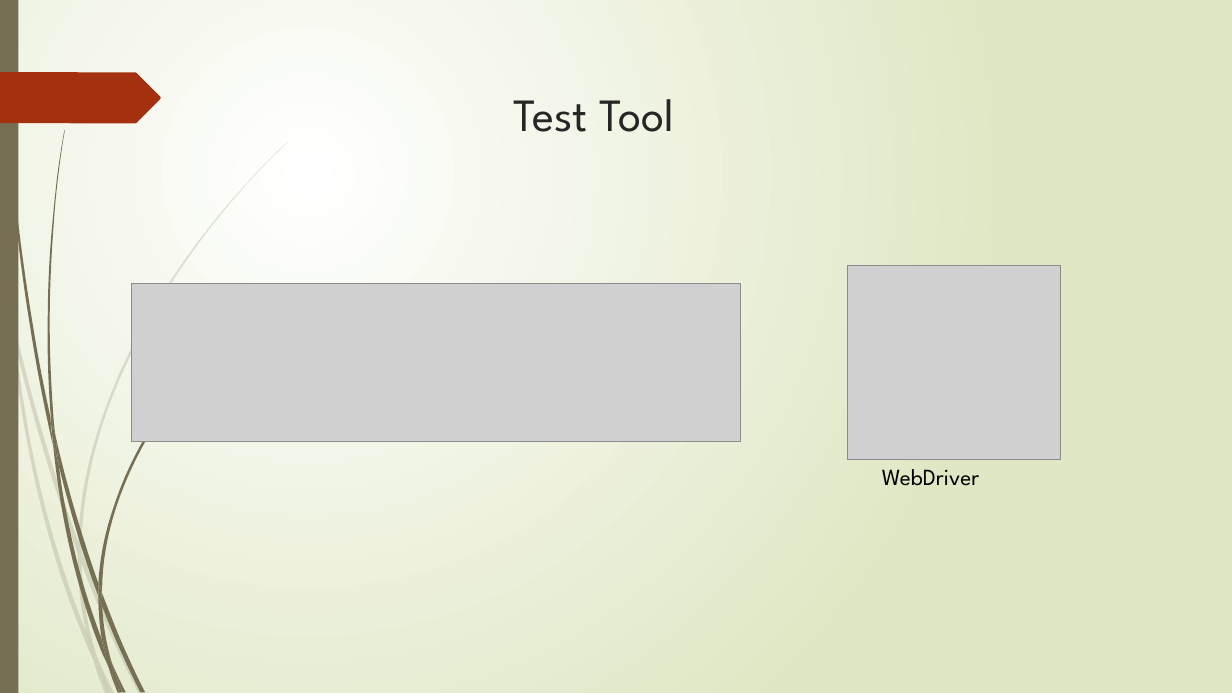
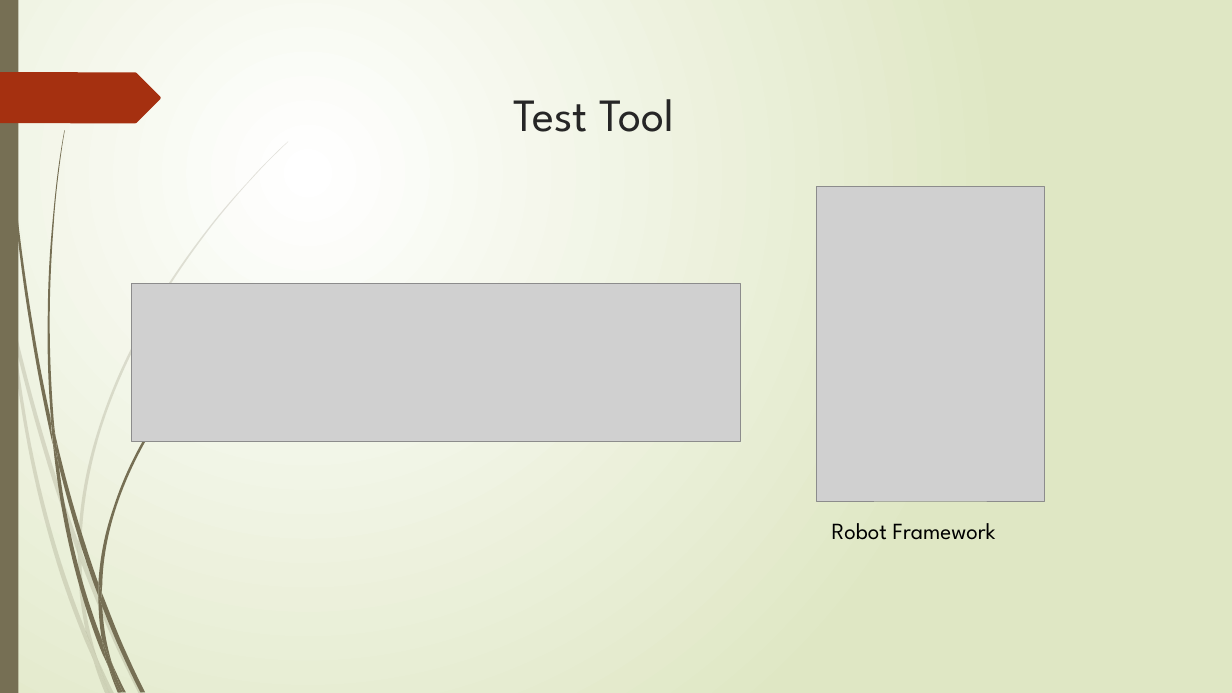
Before and after one commit to LeoLiu1209/STV_Sealnote, a slide deck: slide 7 of document/Final.pptx (slide 5 before the commit). Drawn at 1232x693 pixels with LibreOffice and Linux fonts; fonts in the diff are those of the drawing; grey boxes stand for pictures. Boxes give left, top, right and bottom in pixels: in the first picture for what was removed or moved away, otherwise in the second. Text is boxed around its words. In the diff, an @@ line names an element or a change of style, - is before the commit and + after.

```diff
--- a/document/Final.pptx
+++ b/document/Final.pptx
@@ picture: place and size @@
-picture at (848,266,1061,459)
+picture at (816,187,1044,502)
@@ text at (832,523,996,540): text changed @@
-WebDriver
+Robot Framework
```
Also in this commit, not shown: 4 other slides changed, 2 slides added.
